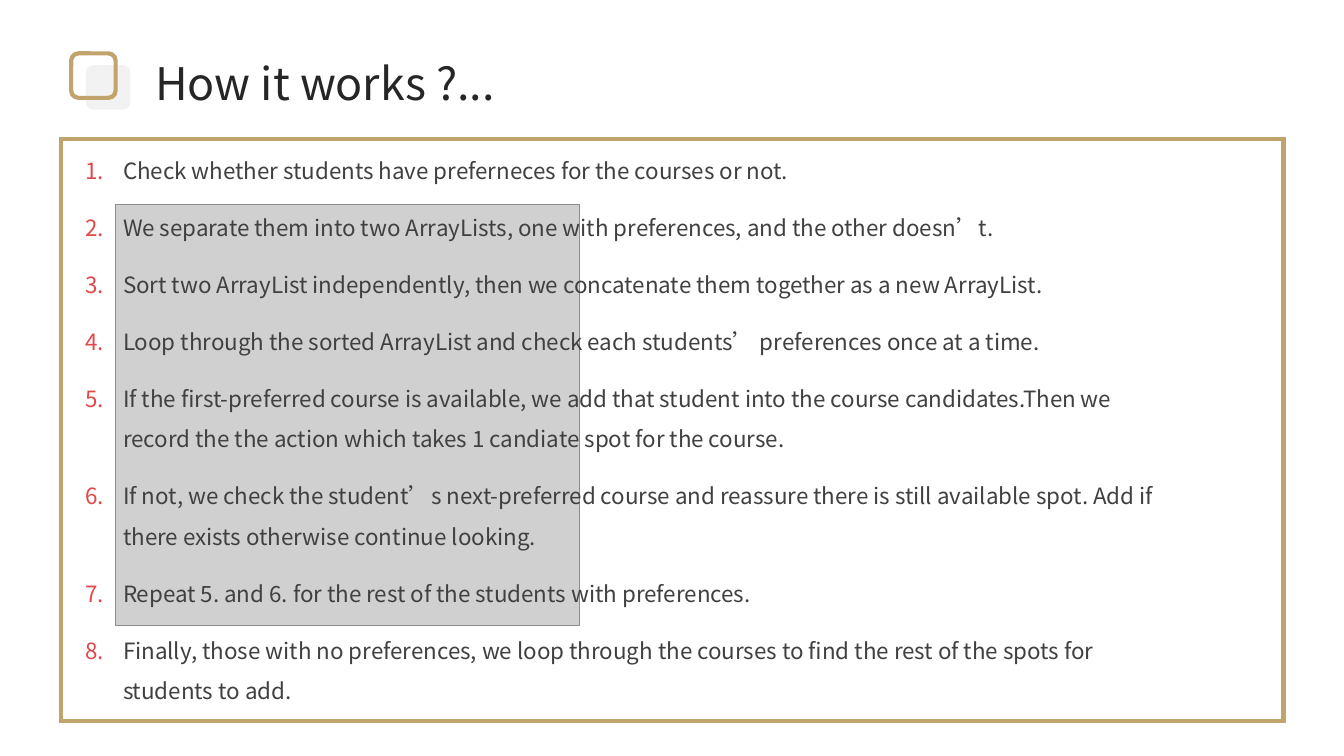
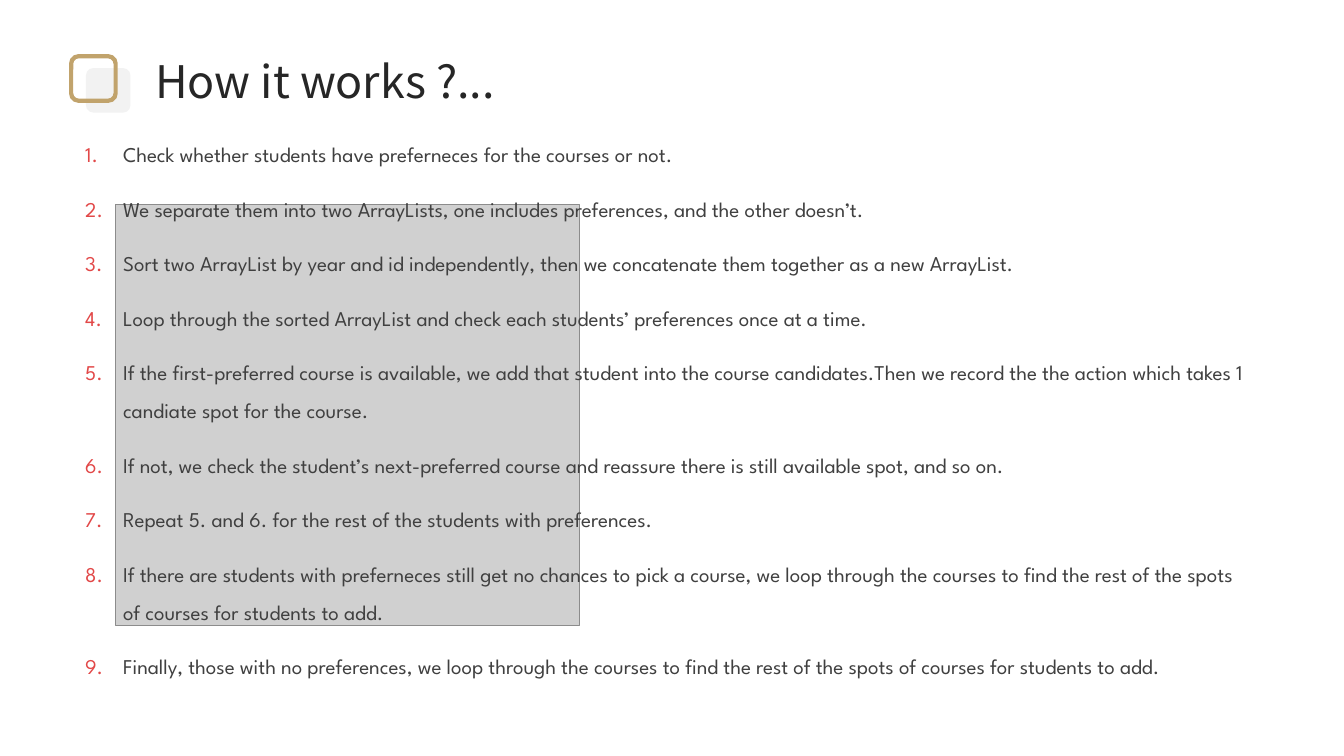
Before and after one commit to ward311/ITR, a slide deck: slide 4 of M104020014周紘樟_ITR_HW2.pptx. Drawn at 1344x756 pixels with LibreOffice and Linux fonts; fonts in the diff are those of the drawing; grey boxes stand for pictures; background and template pictures are left out. Boxes give left, top, right and bottom in pixels: in the first picture for what was removed or moved away, otherwise in the second. Text is boxed around its words. In the diff, an @@ line names an element or a change of style, - is before the commit and + after.

Commit message:
update code and ppt

```diff
--- a/M104020014周紘樟_ITR_HW2.pptx
+++ b/M104020014周紘樟_ITR_HW2.pptx
@@ rectangle removed at [62, 139, 1284, 721] @@
@@ text "Check whether students have preferneces ...": place and size @@
-text "Check whether students have preferneces ..." at [123, 161, 1153, 700]
+text "Check whether students have preferneces ..." at [123, 147, 1242, 679]
@@ text at [123, 147, 1242, 534]: size 16 to 15 pt, font Noto Sans CJK SC to League Spartan in "Check whether students have preferneces for the ...", "Loop through the sorted ArrayList and check ...", "If the first-preferred course is available, we ...", "Repeat 5. and 6. for the rest ..." @@
@@ text at [123, 196, 1013, 276]: text changed; size 16 to 15 pt; font Noto Sans CJK SC to League Spartan @@
-2. We separate them into two ArrayLists, one with preferences, and the other doesn’t.
-3. Sort two ArrayList independently, then we concatenate them together as a new ArrayList.
+2. We separate them into two ArrayLists, one includes preferences, and the other doesn’t.
+3. Sort two ArrayList by year and id independently, then we concatenate them together as a new ArrayList.
@@ text at [123, 452, 1004, 479]: text changed; size 16 to 15 pt; font Noto Sans CJK SC to League Spartan @@
-6. If not, we check the student’s next-preferred course and reassure there is still available spot. Add if there exists otherwise continue looking.
+6. If not, we check the student’s next-preferred course and reassure there is still available spot, and so on.
@@ text at [123, 561, 1232, 679]: text changed; size 16 to 15 pt; font Noto Sans CJK SC to League Spartan @@
-8. Finally, those with no preferences, we loop through the courses to find the rest of the spots for students to add.
+8. If there are students with preferneces still get no chances to pick a course, we loop through the courses to find the rest of the spots of courses for students to add.
+9. Finally, those with no preferences, we loop through the courses to find the rest of the spots of courses for students to add.
```
Also in this commit, not shown: 3 other files.
